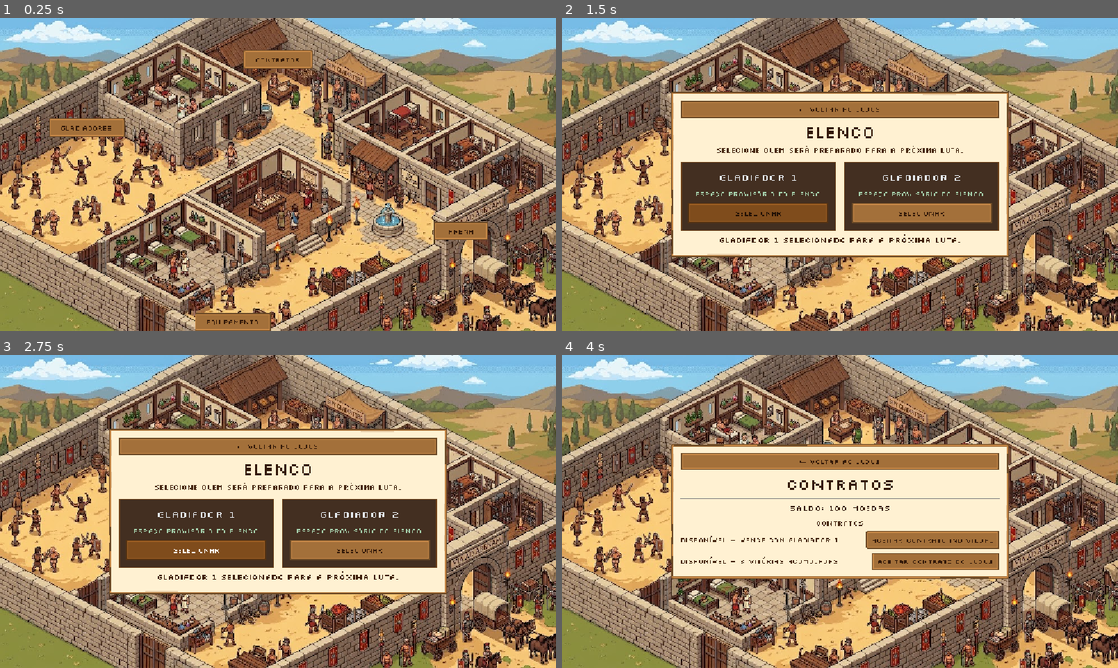
Above: before the commit, frames 1-4 (two rows, left to right).
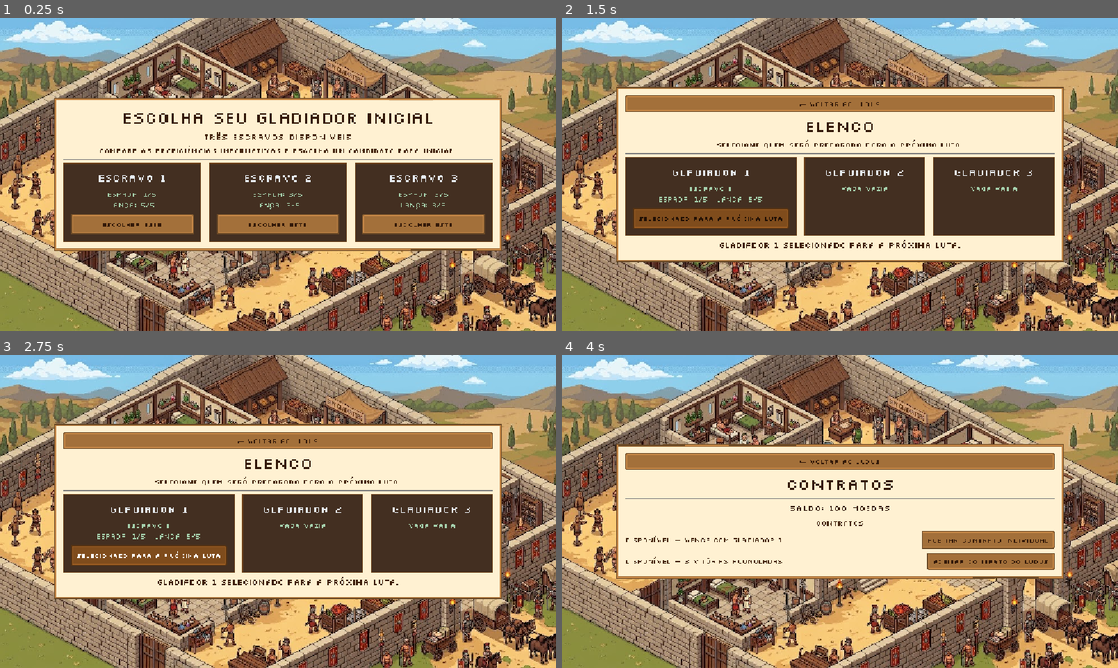
Above: after the commit, the same moments.

Repository: crawzler/Ludus
Game: Godot game, scene res://scenes/ludus.tscn
The game is run twice, just before and just after one commit, with the same random seed, the same clock (stepped at 60 frames per second) and the same inputs.
Inputs (mouse positions are in pixels of both pictures, inside the frame that each line leads up to):
- Up to frame 1 (0.25 s): no input
- Up to frame 2 (1.5 s): click (695, 224) at 0.5 s, where only the run after the commit has a clickable "Escolher este"; click "GLADIADORES" at 1.25 s
- Up to frame 3 (2.75 s): click "Selecionar" (after the commit: "Selecionado para a próxima lu…") at 2 s
- Up to frame 4 (4 s): click "← Voltar ao Ludus" at 2.75 s; click "CONTRATOS" at 3.5 s

The runs differ from the first frame. In frame 1, 38% of the frame differs, in the area x 8-91%, y 10-100%; in frame 2, 26%; in frame 3, 26%; in frame 4, 11%.

Commit message:
wip(LUDUS-005): add initial gladiator selection
Co-authored-by: Copilot <223556219+Copilot@users.noreply.github.com>

Diff:
--- a/scenes/ludus.tscn
+++ b/scenes/ludus.tscn
@@ -199,7 +199,7 @@
 grow_vertical = 2
 
 [node name="RosterPanel" type="PanelContainer" parent="CenterContainer" unique_id=1806433346]
-custom_minimum_size = Vector2(700, 0)
+custom_minimum_size = Vector2(930, 0)
 layout_mode = 2
 theme_override_styles/panel = SubResource("StyleBoxTexture_panel")
 
@@ -299,6 +299,35 @@
 button_group = SubResource("ButtonGroup_combatants")
 text = "Selecionar"
 
+[node name="ThirdCombatantCard" type="PanelContainer" parent="CenterContainer/RosterPanel/Content/Roster"]
+layout_mode = 2
+size_flags_horizontal = 3
+theme_override_styles/panel = SubResource("StyleBoxFlat_card")
+
+[node name="Content" type="VBoxContainer" parent="CenterContainer/RosterPanel/Content/Roster/ThirdCombatantCard"]
+layout_mode = 2
+theme_override_constants/separation = 10
+
+[node name="Name" type="Label" parent="CenterContainer/RosterPanel/Content/Roster/ThirdCombatantCard/Content"]
+layout_mode = 2
+theme_override_colors/font_color = Color(0.9, 0.92, 0.94, 1)
+theme_override_font_sizes/font_size = 22
+text = "Gladiador 3"
+horizontal_alignment = 1
+
+[node name="Status" type="Label" parent="CenterContainer/RosterPanel/Content/Roster/ThirdCombatantCard/Content"]
+layout_mode = 2
+theme_override_colors/font_color = Color(0.65, 0.82, 0.68, 1)
+text = "Vaga vazia"
+horizontal_alignment = 1
+
+[node name="SelectButton" type="Button" parent="CenterContainer/RosterPanel/Content/Roster/ThirdCombatantCard/Content"]
+custom_minimum_size = Vector2(0, 42)
+layout_mode = 2
+toggle_mode = true
+button_group = SubResource("ButtonGroup_combatants")
+text = "Selecionar"
+
 [node name="SelectionLabel" type="Label" parent="CenterContainer/RosterPanel/Content" unique_id=56903015]
 custom_minimum_size = Vector2(0, 30)
 layout_mode = 2
--- a/scripts/ludus.gd
+++ b/scripts/ludus.gd
@@ -4,6 +4,13 @@
 
 @onready var first_combatant_button: Button = $CenterContainer/RosterPanel/Content/Roster/FirstCombatantCard/Content/SelectButton
 @onready var second_combatant_button: Button = $CenterContainer/RosterPanel/Content/Roster/SecondCombatantCard/Content/SelectButton
+@onready var third_combatant_button: Button = $CenterContainer/RosterPanel/Content/Roster/ThirdCombatantCard/Content/SelectButton
+@onready var first_combatant_name: Label = $CenterContainer/RosterPanel/Content/Roster/FirstCombatantCard/Content/Name
+@onready var second_combatant_name: Label = $CenterContainer/RosterPanel/Content/Roster/SecondCombatantCard/Content/Name
+@onready var third_combatant_name: Label = $CenterContainer/RosterPanel/Content/Roster/ThirdCombatantCard/Content/Name
+@onready var first_combatant_status: Label = $CenterContainer/RosterPanel/Content/Roster/FirstCombatantCard/Content/Status
+@onready var second_combatant_status: Label = $CenterContainer/RosterPanel/Content/Roster/SecondCombatantCard/Content/Status
+@onready var third_combatant_status: Label = $CenterContainer/RosterPanel/Content/Roster/ThirdCombatantCard/Content/Status
 @onready var subtitle_label: Label = $CenterContainer/RosterPanel/Content/Subtitle
 @onready var description_label: Label = $CenterContainer/RosterPanel/Content/Description
 @onready var roster_container: HBoxContainer = $CenterContainer/RosterPanel/Content/Roster
@@ -34,6 +41,10 @@
 func _ready() -> void:
 	first_combatant_button.pressed.connect(_on_combatant_button_pressed.bind("Gladiador 1"))
 	second_combatant_button.pressed.connect(_on_combatant_button_pressed.bind("Gladiador 2"))
+	third_combatant_button.pressed.connect(_on_combatant_button_pressed.bind("Gladiador 3"))
+	first_combatant_button.pressed.connect(_on_starting_candidate_button_pressed.bind(0))
+	second_combatant_button.pressed.connect(_on_starting_candidate_button_pressed.bind(1))
+	third_combatant_button.pressed.connect(_on_starting_candidate_button_pressed.bind(2))
 	sword_button.pressed.connect(_on_weapon_button_pressed.bind(LudusState.Weapon.SWORD))
 	spear_button.pressed.connect(_on_weapon_button_pressed.bind(LudusState.Weapon.SPEAR))
 	accept_individual_contract_button.pressed.connect(_on_accept_individual_contract_pressed)
@@ -47,13 +58,116 @@
 	LudusState.combatant_selected.connect(_on_combatant_selected)
 	LudusState.weapon_selected.connect(_on_weapon_selected)
 	LudusState.contracts_updated.connect(_refresh_contract_panel)
-	center_container.visible = false
-	_update_selection(LudusState.selected_combatant)
+	if LudusState.has_selected_starting_candidate:
+		center_container.visible = false
+		hub_plates.visible = true
+		_refresh_roster_display()
+	else:
+		_show_starting_candidate_selection()
 	_update_weapon_selection(LudusState.selected_weapon)
 	_update_last_combat_result()
 	_refresh_contract_panel()
 
 
+func _show_starting_candidate_selection() -> void:
+	hub_plates.visible = false
+	center_container.visible = true
+	back_button.visible = false
+	title_label.text = "Escolha seu gladiador inicial"
+	subtitle_label.visible = true
+	subtitle_label.text = "TRÊS ESCRAVOS DISPONÍVEIS"
+	description_label.visible = true
+	description_label.text = (
+		"Compare as proficiências informativas e escolha um candidato para iniciar."
+	)
+	roster_container.visible = true
+	selection_label.visible = false
+	equipment_heading.visible = false
+	equipment_options.visible = false
+	weapon_selection_label.visible = false
+	wallet_panel.visible = false
+	last_combat_result_label.visible = false
+	arena_button.visible = false
+
+	var candidate_buttons: Array[Button] = [
+		first_combatant_button,
+		second_combatant_button,
+		third_combatant_button,
+	]
+	var candidate_names: Array[Label] = [
+		first_combatant_name,
+		second_combatant_name,
+		third_combatant_name,
+	]
+	var candidate_statuses: Array[Label] = [
+		first_combatant_status,
+		second_combatant_status,
+		third_combatant_status,
+	]
+
+	for candidate_index in range(LudusState.starting_candidates.size()):
+		var candidate: Dictionary = LudusState.starting_candidates[candidate_index]
+		candidate_names[candidate_index].text = candidate["name"]
+		candidate_statuses[candidate_index].text = (
+			"Espada: %d/5\nLança: %d/5"
+			% [candidate["sword_proficiency"], candidate["spear_proficiency"]]
+		)
+		candidate_buttons[candidate_index].text = "Escolher este"
+		candidate_buttons[candidate_index].button_pressed = false
+		candidate_buttons[candidate_index].disabled = false
+
+
+func _on_starting_candidate_button_pressed(candidate_index: int) -> void:
+	if not LudusState.select_starting_candidate(candidate_index):
+		return
+	_refresh_roster_display()
+	center_container.visible = false
+	hub_plates.visible = true
+
+
+func _refresh_roster_display() -> void:
+	var slot_names: Array[Label] = [
+		first_combatant_name,
+		second_combatant_name,
+		third_combatant_name,
+	]
+	var slot_statuses: Array[Label] = [
+		first_combatant_status,
+		second_combatant_status,
+		third_combatant_status,
+	]
+	var slot_buttons: Array[Button] = [
+		first_combatant_button,
+		second_combatant_button,
+		third_combatant_button,
+	]
+
+	for slot_index in range(LudusState.COMBATANT_NAMES.size()):
+		var slot_id: String = LudusState.COMBATANT_NAMES[slot_index]
+		var slot: Dictionary = LudusState.get_roster_slot(slot_id)
+		var candidate: Dictionary = slot.get("candidate", {})
+		slot_names[slot_index].text = slot_id
+		if candidate.is_empty():
+			slot_statuses[slot_index].text = "Vaga vazia"
+			slot_buttons[slot_index].visible = false
+			continue
+
+		slot_statuses[slot_index].text = (
+			"%s\nEspada: %d/5 | Lança: %d/5"
+			% [
+				candidate["name"],
+				candidate["sword_proficiency"],
+				candidate["spear_proficiency"],
+			]
+		)
+		slot_buttons[slot_index].visible = true
+		slot_buttons[slot_index].text = "Selecionado para a próxima luta"
+		slot_buttons[slot_index].disabled = false
+		slot_buttons[slot_index].button_pressed = (
+			LudusState.selected_combatant == slot_id
+		)
+
+
 func _on_combatant_button_pressed(combatant_name: String) -> void:
 	if not LudusState.select_combatant(combatant_name):
 		return
@@ -61,6 +175,7 @@
 
 func _on_combatant_selected(combatant_name: String) -> void:
 	_update_selection(combatant_name)
+	_refresh_roster_display()
 	_refresh_contract_panel()
 
 
@@ -88,6 +203,7 @@
 func _update_selection(combatant_name: String) -> void:
 	first_combatant_button.button_pressed = combatant_name == "Gladiador 1"
 	second_combatant_button.button_pressed = combatant_name == "Gladiador 2"
+	third_combatant_button.button_pressed = combatant_name == "Gladiador 3"
 	selection_label.text = "%s selecionado para a próxima luta." % combatant_name
 
 
@@ -126,6 +242,7 @@
 
 
 func _on_roster_plate_pressed() -> void:
+	_refresh_roster_display()
 	_show_management_panel("roster")
 
 
@@ -148,6 +265,7 @@
 
 	hub_plates.visible = false
 	center_container.visible = true
+	back_button.visible = true
 	title_label.text = "Contratos" if show_contracts else "Elenco" if show_roster else "Equipamento"
 	subtitle_label.visible = false
 	description_label.visible = not show_contracts
--- a/scripts/ludus_state.gd
+++ b/scripts/ludus_state.gd
@@ -4,7 +4,10 @@
 signal weapon_selected(weapon: Weapon)
 signal contracts_updated()
 
-const COMBATANT_NAMES: PackedStringArray = ["Gladiador 1", "Gladiador 2"]
+const COMBATANT_NAMES: PackedStringArray = ["Gladiador 1", "Gladiador 2", "Gladiador 3"]
+const STARTING_CANDIDATE_COUNT: int = 3
+const PROFICIENCY_MIN: int = 1
+const PROFICIENCY_MAX: int = 5
 const STARTING_COINS: int = 100
 const INDIVIDUAL_REWARD: int = 40
 const LUDUS_REWARD_PER_VICTORY: int = 10
@@ -27,7 +30,10 @@
 	LUDUS
 }
 
-var selected_combatant: String = COMBATANT_NAMES[0]
+var starting_candidates: Array[Dictionary] = []
+var roster: Array[Dictionary] = []
+var selected_combatant: String = ""
+var has_selected_starting_candidate: bool = false
 var selected_weapon: Weapon = Weapon.SWORD
 var last_combat_result: CombatResult = CombatResult.NONE
 var coins: int = STARTING_COINS
@@ -35,7 +41,31 @@
 
 
 func _ready() -> void:
+	_generate_starting_candidates()
+	_initialize_roster()
 	_initialize_contracts()
+
+
+func _generate_starting_candidates() -> void:
+	var rng := RandomNumberGenerator.new()
+	rng.randomize()
+	starting_candidates.clear()
+
+	for candidate_index in range(STARTING_CANDIDATE_COUNT):
+		starting_candidates.append({
+			"name": "Escravo %d" % (candidate_index + 1),
+			"sword_proficiency": rng.randi_range(PROFICIENCY_MIN, PROFICIENCY_MAX),
+			"spear_proficiency": rng.randi_range(PROFICIENCY_MIN, PROFICIENCY_MAX),
+		})
+
+
+func _initialize_roster() -> void:
+	roster.clear()
+	for combatant_name in COMBATANT_NAMES:
+		roster.append({
+			"id": combatant_name,
+			"candidate": {},
+		})
 
 
 func _initialize_contracts() -> void:
@@ -59,9 +89,40 @@
 	}
 
 
+func select_starting_candidate(candidate_index: int) -> bool:
+	if has_selected_starting_candidate:
+		return false
+	if candidate_index < 0 or candidate_index >= starting_candidates.size():
+		push_error("Candidato inicial desconhecido: %d" % candidate_index)
+		return false
+
+	var slot: Dictionary = roster[0]
+	slot["candidate"] = starting_candidates[candidate_index].duplicate(true)
+	roster[0] = slot
+	selected_combatant = COMBATANT_NAMES[0]
+	has_selected_starting_candidate = true
+	combatant_selected.emit(selected_combatant)
+	return true
+
+
+func get_roster_slot(combatant_name: String) -> Dictionary:
+	var slot_index: int = COMBATANT_NAMES.find(combatant_name)
+	if slot_index < 0:
+		return {}
+	return roster[slot_index].duplicate(true)
+
+
 func select_combatant(combatant_name: String) -> bool:
 	if not COMBATANT_NAMES.has(combatant_name):
 		push_error("Gladiador desconhecido selecionado: %s" % combatant_name)
+		return false
+
+	if not has_selected_starting_candidate:
+		return false
+	var candidate: Dictionary = roster[COMBATANT_NAMES.find(combatant_name)].get(
+		"candidate", {}
+	)
+	if candidate.is_empty():
 		return false
 
 	selected_combatant = combatant_name
@@ -92,6 +153,9 @@
 
 
 func accept_contract(contract_type: ContractType) -> bool:
+	if selected_combatant.is_empty():
+		return false
+
 	var contract: Dictionary = get_contract_state(contract_type)
 	if contract.is_empty():
 		push_error("Contrato desconhecido selecionado: %d" % contract_type)
--- /dev/null
+++ b/tests/ludus_005_test.gd
@@ -0,0 +1,158 @@
+extends SceneTree
+
+var failures: int = 0
+
+
+func _initialize() -> void:
+	call_deferred("_run_tests")
+
+
+func _run_tests() -> void:
+	var state: Variant = root.get_node_or_null("LudusState")
+	_check(state != null, "autoload LudusState carregado")
+	if state == null:
+		quit(1)
+		return
+
+	_check(state.starting_candidates.size() == 3, "gera exatamente três candidatos")
+	if state.starting_candidates.size() != 3:
+		quit(1)
+		return
+	var offers_snapshot: Array = state.starting_candidates.duplicate(true)
+	for candidate in offers_snapshot:
+		for proficiency_key in ["sword_proficiency", "spear_proficiency"]:
+			var proficiency: Variant = candidate.get(proficiency_key)
+			_check(
+				typeof(proficiency) == TYPE_INT and proficiency >= 1 and proficiency <= 5,
+				"%s é inteiro entre 1 e 5" % proficiency_key
+			)
+
+	_check(state.roster.size() == 3, "elenco oferece exatamente três vagas")
+	_check(not state.has_selected_starting_candidate, "sessão inicia sem escolha automática")
+	_check(not state.select_combatant("Gladiador 1"), "vaga não pode ser selecionada antes da escolha")
+	_check(
+		not state.accept_contract(LudusState.ContractType.INDIVIDUAL),
+		"contrato não pode ser aceito antes da escolha"
+	)
+
+	var ludus_scene := load("res://scenes/ludus.tscn").instantiate() as Control
+	root.add_child(ludus_scene)
+	await process_frame
+	var hub_plates := ludus_scene.get_node("HubPlates") as Control
+	var initial_panel := ludus_scene.get_node("CenterContainer") as Control
+	_check(not hub_plates.visible, "hub fica bloqueado antes da escolha")
+	_check(initial_panel.visible, "tela inicial de escolha é exibida")
+	for candidate_card in ["First", "Second", "Third"]:
+		var candidate_button := ludus_scene.get_node(
+			"CenterContainer/RosterPanel/Content/Roster/%sCombatantCard/Content/SelectButton"
+			% candidate_card
+		) as Button
+		var candidate_status := ludus_scene.get_node(
+			"CenterContainer/RosterPanel/Content/Roster/%sCombatantCard/Content/Status"
+			% candidate_card
+		) as Label
+		_check(candidate_button.visible, "cartão %s oferece uma escolha" % candidate_card)
+		_check(
+			candidate_status.text.contains("Espada:")
+			and candidate_status.text.contains("Lança:"),
+			"oferta %s mostra as duas proficiências" % candidate_card
+		)
+
+	var second_candidate_button := ludus_scene.get_node(
+		"CenterContainer/RosterPanel/Content/Roster/SecondCombatantCard/Content/SelectButton"
+	) as Button
+	var coins_before_choice: int = state.coins
+	second_candidate_button.pressed.emit()
+	_check(state.has_selected_starting_candidate, "escolha inicial é registrada")
+	_check(hub_plates.visible, "escolha abre o hub")
+	_check(not initial_panel.visible, "tela obrigatória fecha após escolha")
+	_check(
+		state.get_roster_slot("Gladiador 1").get("candidate", {}) == offers_snapshot[1],
+		"candidato escolhido ocupa a vaga Gladiador 1"
+	)
+	_check(state.coins == coins_before_choice, "escolha inicial não cobra moedas")
+	_check(
+		state.get_roster_slot("Gladiador 2").get("candidate", {}).is_empty(),
+		"vaga Gladiador 2 começa vazia"
+	)
+	_check(
+		state.get_roster_slot("Gladiador 3").get("candidate", {}).is_empty(),
+		"vaga Gladiador 3 começa vazia"
+	)
+	_check(
+		not state.select_starting_candidate(0),
+		"não há troca/refresh das ofertas após a escolha inicial"
+	)
+
+	_check(
+		state.accept_contract(LudusState.ContractType.INDIVIDUAL),
+		"contrato individual permanece disponível"
+	)
+	_check(
+		state.get_contract_state(LudusState.ContractType.INDIVIDUAL).get(
+			"linked_gladiator", ""
+		) == "Gladiador 1",
+		"contrato guarda ID da vaga, não nome do candidato"
+	)
+	var roster_plate := ludus_scene.get_node("HubPlates/RosterPlate") as Button
+	roster_plate.pressed.emit()
+	var back_button := ludus_scene.get_node(
+		"CenterContainer/RosterPanel/Content/BackButton"
+	) as Button
+	var first_roster_status := ludus_scene.get_node(
+		"CenterContainer/RosterPanel/Content/Roster/FirstCombatantCard/Content/Status"
+	) as Label
+	var second_roster_status := ludus_scene.get_node(
+		"CenterContainer/RosterPanel/Content/Roster/SecondCombatantCard/Content/Status"
+	) as Label
+	var third_roster_status := ludus_scene.get_node(
+		"CenterContainer/RosterPanel/Content/Roster/ThirdCombatantCard/Content/Status"
+	) as Label
+	_check(back_button.visible, "painel de elenco mantém ação para voltar ao hub")
+	_check(
+		first_roster_status.text.contains("Escravo 2"),
+		"painel de elenco mostra o candidato escolhido"
+	)
+	_check(second_roster_status.text == "Vaga vazia", "painel mostra a segunda vaga vazia")
+	_check(third_roster_status.text == "Vaga vazia", "painel mostra a terceira vaga vazia")
+	back_button.pressed.emit()
+	_check(hub_plates.visible, "botão voltar retorna ao hub após a escolha inicial")
+
+	ludus_scene.queue_free()
+	await process_frame
+	var arena_scene: Node = load("res://scenes/arena.tscn").instantiate()
+	root.add_child(arena_scene)
+	await process_frame
+	_check(
+		state.starting_candidates == offers_snapshot,
+		"ofertas permanecem estáveis ao trocar para a arena"
+	)
+	arena_scene.queue_free()
+	await process_frame
+	var reopened_ludus := load("res://scenes/ludus.tscn").instantiate() as Control
+	root.add_child(reopened_ludus)
+	await process_frame
+	var reopened_hub := reopened_ludus.get_node("HubPlates") as Control
+	var reopened_panel := reopened_ludus.get_node("CenterContainer") as Control
+	_check(
+		reopened_hub.visible and not reopened_panel.visible,
+		"ao retornar à cena, o hub continua liberado"
+	)
+	_check(
+		state.starting_candidates == offers_snapshot,
+		"ofertas continuam iguais após retornar ao Ludus"
+	)
+
+	if failures == 0:
+		print("LUDUS-005: todos os testes focados passaram.")
+		quit(0)
+	else:
+		push_error("LUDUS-005: %d teste(s) focado(s) falharam." % failures)
+		quit(1)
+
+
+func _check(condition: bool, description: String) -> void:
+	if condition:
+		return
+	failures += 1
+	push_error("Falha no teste focado: %s" % description)
